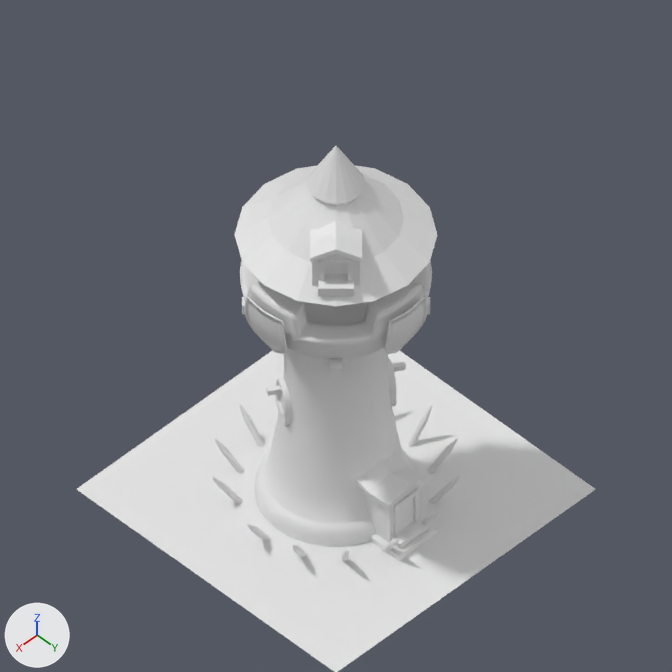
Two versions of the Blender file src/img/Tower_Attack_01.blend, one commit apart.
Before and after are seen from the file's camera 'Camera'. The lights are fixed; the arrows at lower left show +X, +Y and +Z.
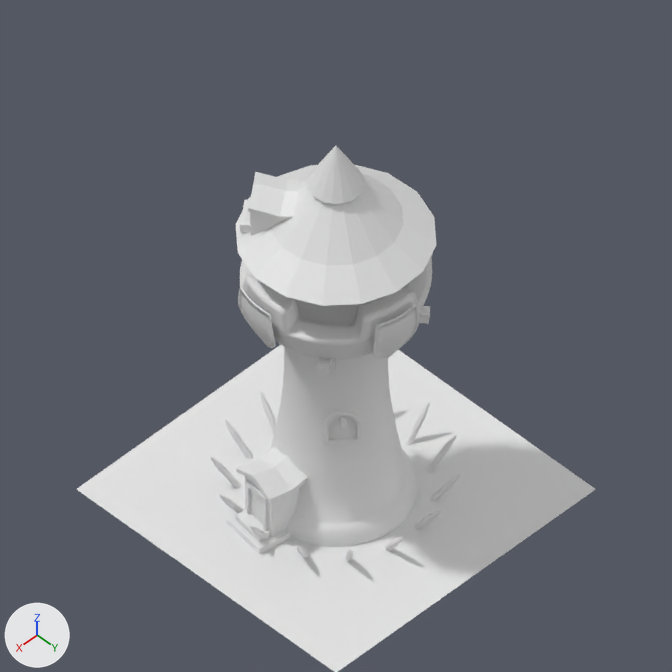
ob_empty_25z is not drawn itself; it is used by a modifier of ob_cylinder_001.
ob_empty_180z is not drawn itself; it is used by a modifier of ob_cube_001, ob_cylinder.
ob_empty_45z is not drawn itself; it is used by a modifier of ob_cube, ob_shields.

Boxes [x1, y1, x2, y2] around the edits, measured in the pictures (672 x 672 px):
```json
{"object": "Tower", "change": "turned", "before": [240, 261, 432, 547], "after": [240, 257, 432, 547]}
{"object": "Cone", "change": "turned", "before": [235, 146, 437, 306], "after": [236, 146, 436, 306]}
{"object": "Cube.002", "change": "turned", "before": [356, 452, 438, 561], "after": [226, 446, 308, 554]}
{"object": "Cube.003", "change": "turned", "before": [310, 221, 362, 296], "after": [240, 172, 301, 236]}
{"object": "Cylinder.001", "change": "turned", "before": [212, 405, 460, 561], "after": [210, 391, 461, 561]}
{"object": "Shields", "change": "turned", "before": [244, 296, 428, 354], "after": [238, 253, 433, 359]}
{"object": "Cylinder", "change": "turned", "before": [276, 358, 396, 427], "after": [324, 410, 361, 446]}
{"object": "Cube", "change": "turned", "before": [242, 297, 430, 377], "after": [317, 306, 430, 377]}
{"object": "Cube.001", "change": "turned", "before": [266, 362, 406, 396], "after": [339, 416, 348, 431]}
```

Scene script edits in JSON lines:
```json
{"op": "set", "path": "ob_empty_25z.rotation_euler", "old": "(0.0, 0.0, 0.436)", "new": "(0.0, 0.0, -1.274)", "note": "degrees (0, 0, 25) -> degrees (0, 0, -73)"}
{"op": "set", "path": "ob_cube_002.rotation_euler", "old": "(0.0, 0.0, 0.0)", "new": "(0.0, 0.0, -1.711)", "note": "degrees (0, 0, 0) -> degrees (0, 0, -98)"}
{"op": "set", "path": "ob_empty_180z.rotation_euler", "old": "(0.0, 0.0, 3.142)", "new": "(0.0, 0.0, 1.431)", "note": "degrees (0, 0, 180) -> degrees (0, 0, 82)"}
{"op": "set", "path": "ob_cube_003.rotation_euler", "old": "(0.0, 0.0, 0.0)", "new": "(0.0, 0.0, -1.711)", "note": "degrees (0, 0, 0) -> degrees (0, 0, -98)"}
{"op": "set", "path": "ob_cube_001.rotation_euler", "old": "(0.0, 0.0, 0.0)", "new": "(0.0, 0.0, -1.711)", "note": "degrees (0, 0, 0) -> degrees (0, 0, -98)"}
{"op": "set", "path": "ob_cylinder.rotation_euler", "old": "(0.0, 0.0, 0.0)", "new": "(0.0, 0.0, -1.711)", "note": "degrees (0, 0, 0) -> degrees (0, 0, -98)"}
{"op": "set", "path": "ob_cone.rotation_euler", "old": "(0.0, 0.0, 0.0)", "new": "(0.0, 0.0, -1.711)", "note": "degrees (0, 0, 0) -> degrees (0, 0, -98)"}
{"op": "set", "path": "ob_empty_45z.rotation_euler", "old": "(0.0, 0.0, 1.571)", "new": "(0.0, 0.0, -0.14)", "note": "degrees (0, 0, 90) -> degrees (0, 0, -8)"}
{"op": "set", "path": "ob_cylinder_001.rotation_euler", "old": "(0.0, 0.0, 0.0)", "new": "(0.0, 0.0, -1.711)", "note": "degrees (0, 0, 0) -> degrees (0, 0, -98)"}
{"op": "set", "path": "ob_cube.rotation_euler", "old": "(0.0, 0.0, 0.0)", "new": "(0.0, 0.0, -1.711)", "note": "degrees (0, 0, 0) -> degrees (0, 0, -98)"}
{"op": "set", "path": "ob_shields.rotation_euler", "old": "(0.0, 0.0, 0.0)", "new": "(0.0, 0.0, -1.711)", "note": "degrees (0, 0, 0) -> degrees (0, 0, -98)"}
{"op": "set", "path": "ob_tower.rotation_euler", "old": "(0.0, 0.0, 0.0)", "new": "(0.0, 0.0, -1.711)", "note": "degrees (0, 0, 0) -> degrees (0, 0, -98)"}
```
